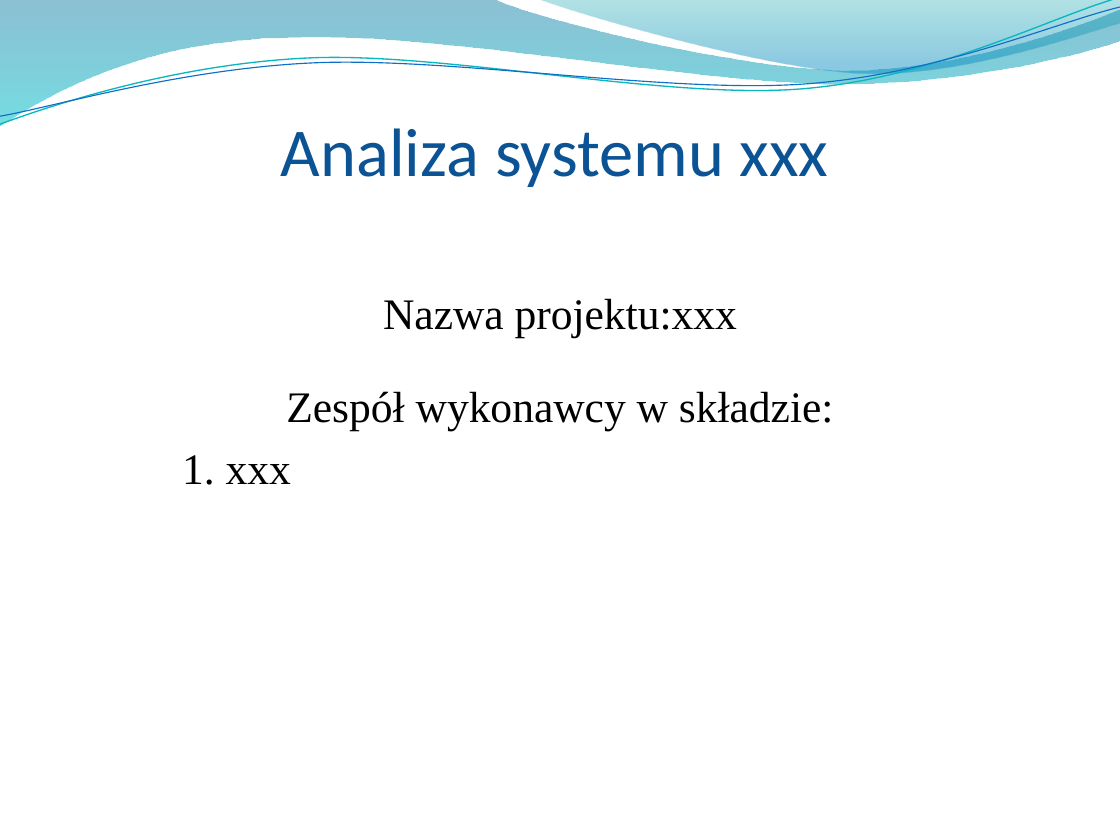
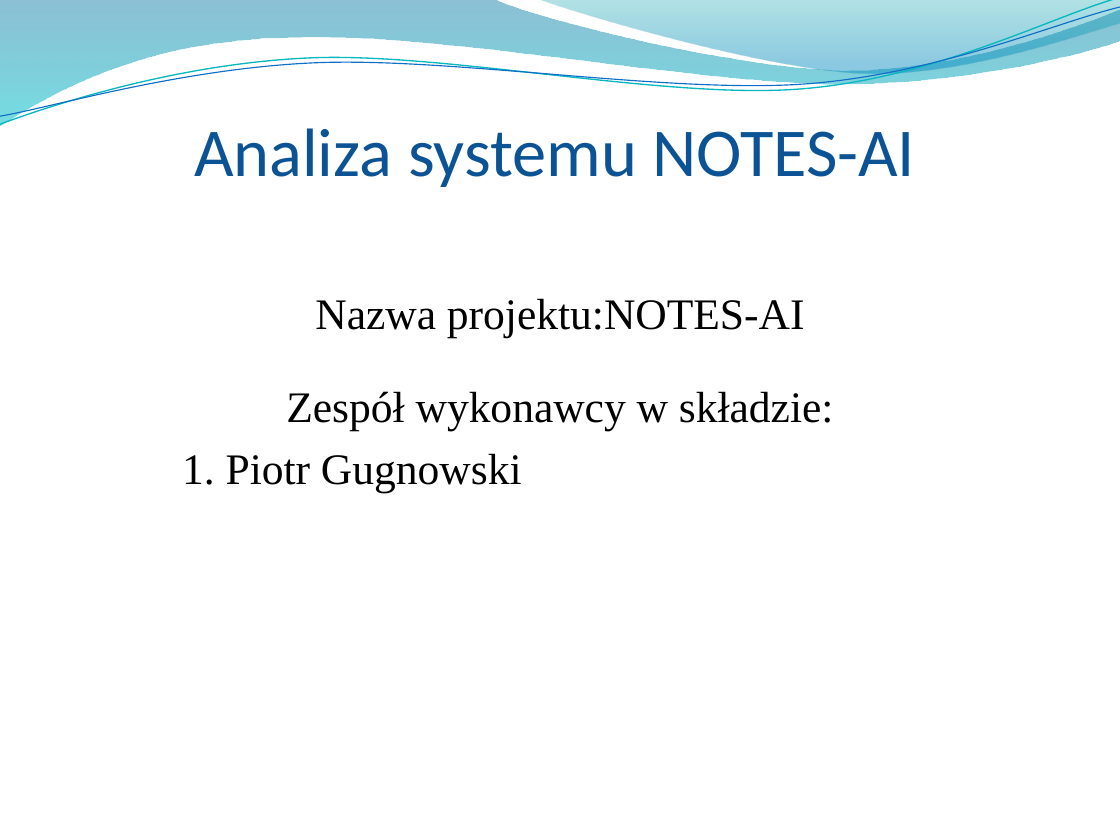
Before and after one commit to Manomenu/okno-mpsi-2026, a slide deck: slide 17 of Przeglad_koncowy_notes_ai.pptx (slide 18 before the commit). Drawn at 1120x840 pixels with LibreOffice and Linux fonts; fonts in the diff are those of the drawing; background and template pictures are left out. Boxes give left, top, right and bottom in pixels: in the first picture for what was removed or moved away, otherwise in the second. Text is boxed around its words. In the diff, an @@ line names an element or a change of style, - is before the commit and + after.

```diff
--- a/Przeglad_koncowy_notes_ai.pptx
+++ b/Przeglad_koncowy_notes_ai.pptx
@@ text at box(194, 128, 916, 187): text changed @@
-Analiza systemu xxx
+Analiza systemu NOTES-AI
@@ text at box(315, 298, 805, 337): text changed @@
-Nazwa projektu:xxx
+Nazwa projektu:NOTES-AI
@@ text at box(182, 453, 522, 492): text changed @@
-1. xxx
+1. Piotr Gugnowski
```
Also in this commit, not shown: 15 other slides changed, 23 slides added, 1 slide removed.
